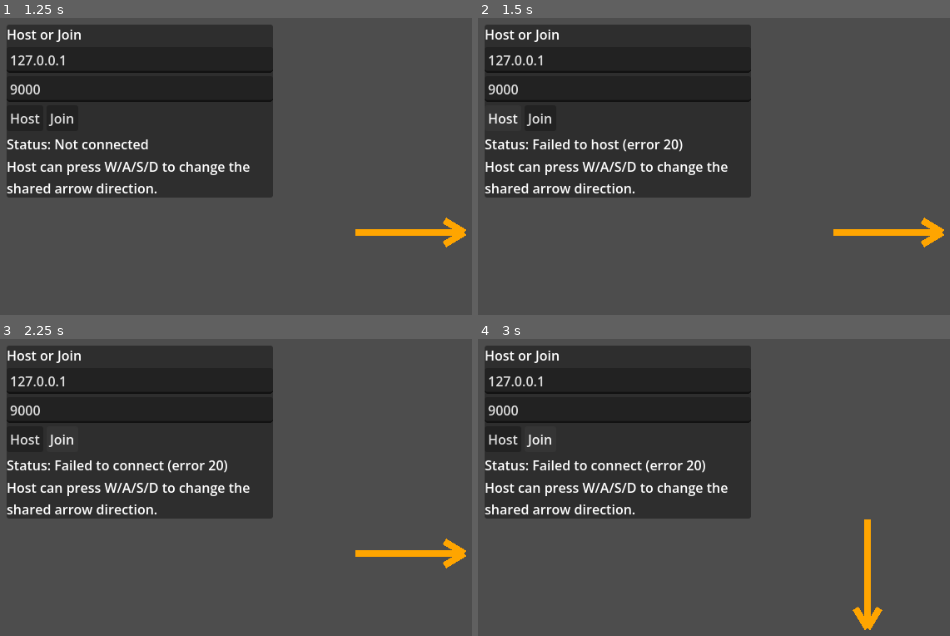
Above: before the commit, frames 1-4 (two rows, left to right).
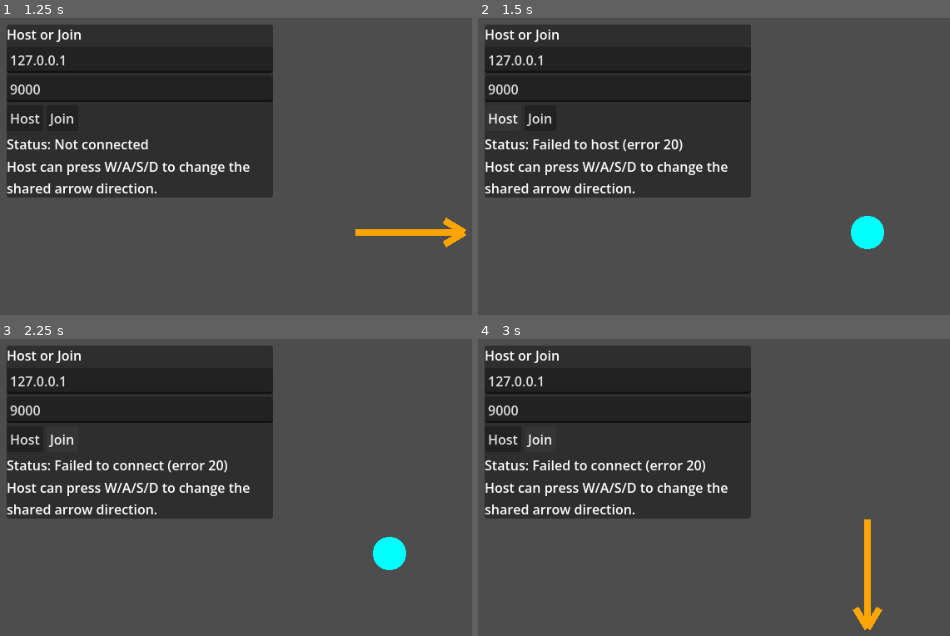
Above: after the commit, the same moments.

Repository: zabuuq/space-game
Game: Godot game, scene res://main.tscn
Two runs of this game, one before a commit and one after it. Both use one fixed random seed, a clock stepped at 60 frames per second and the inputs below.
Inputs:
- Up to frame 1 (1.25 s): tap W at 0.5 s; hold D from 0.53 s (still down)
- Up to frame 2 (1.5 s): release D at 1.25 s; click "Host" at 1.25 s
- Up to frame 3 (2.25 s): click "Join" at 2 s
- Up to frame 4 (3 s): hold S from 2.78 s (still down)

Frame 1 is identical in both runs. In frame 2, 1.2% of the frame differs, in the area x 75-99%, y 66-78%; in frame 3, 1.2%; in frame 4, nothing differs.

Commit message:
Track held WASD state for shared direction

Diff:
--- a/scripts/main.gd
+++ b/scripts/main.gd
@@ -113,20 +113,23 @@
 		return
 	if not multiplayer.is_server():
 		return
-	if event is InputEventKey and event.pressed and not event.echo:
-		var new_direction := Vector2.ZERO
+	if event is InputEventKey and not event.echo:
 		match event.physical_keycode:
-			KEY_W:
-				new_direction = Vector2.UP
-			KEY_S:
-				new_direction = Vector2.DOWN
-			KEY_A:
-				new_direction = Vector2.LEFT
-			KEY_D:
-				new_direction = Vector2.RIGHT
+			KEY_W, KEY_S, KEY_A, KEY_D:
+				update_direction.rpc(_get_current_direction())
 			_:
 				return
-		update_direction.rpc(new_direction)
+
+func _get_current_direction() -> Vector2:
+	if Input.is_physical_key_pressed(KEY_W):
+		return Vector2.UP
+	if Input.is_physical_key_pressed(KEY_S):
+		return Vector2.DOWN
+	if Input.is_physical_key_pressed(KEY_A):
+		return Vector2.LEFT
+	if Input.is_physical_key_pressed(KEY_D):
+		return Vector2.RIGHT
+	return Vector2.ZERO
 
 func _draw() -> void:
 	var center := get_viewport_rect().size * 0.5
Not shown, changed: README.md
